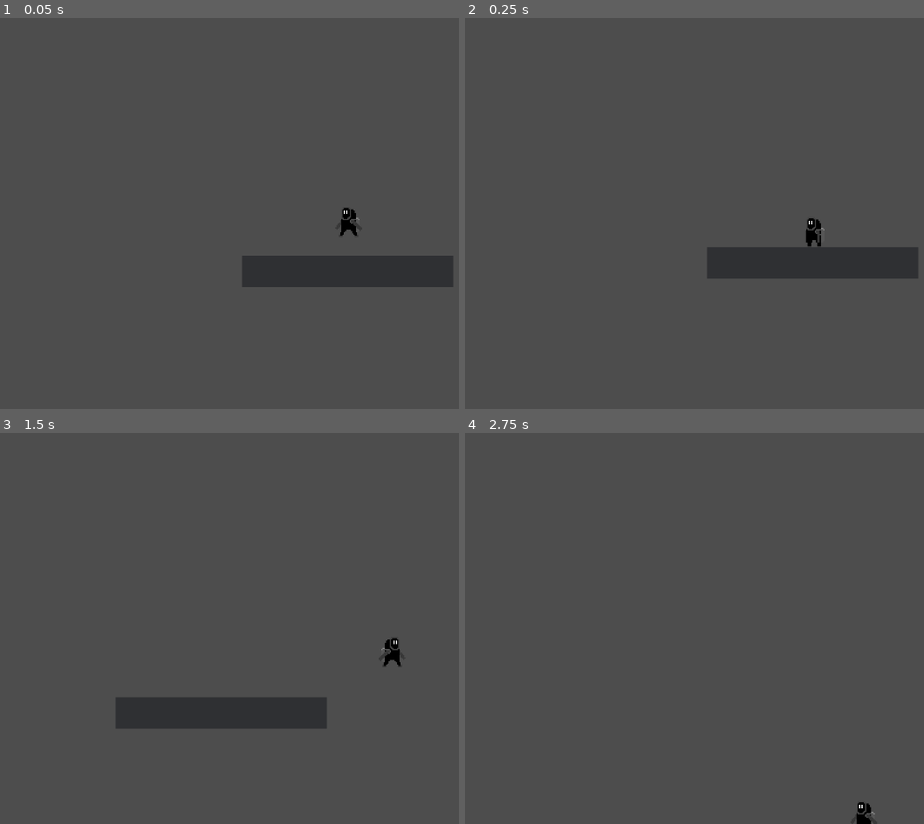
Above: before the commit, frames 1-4 (two rows, left to right).
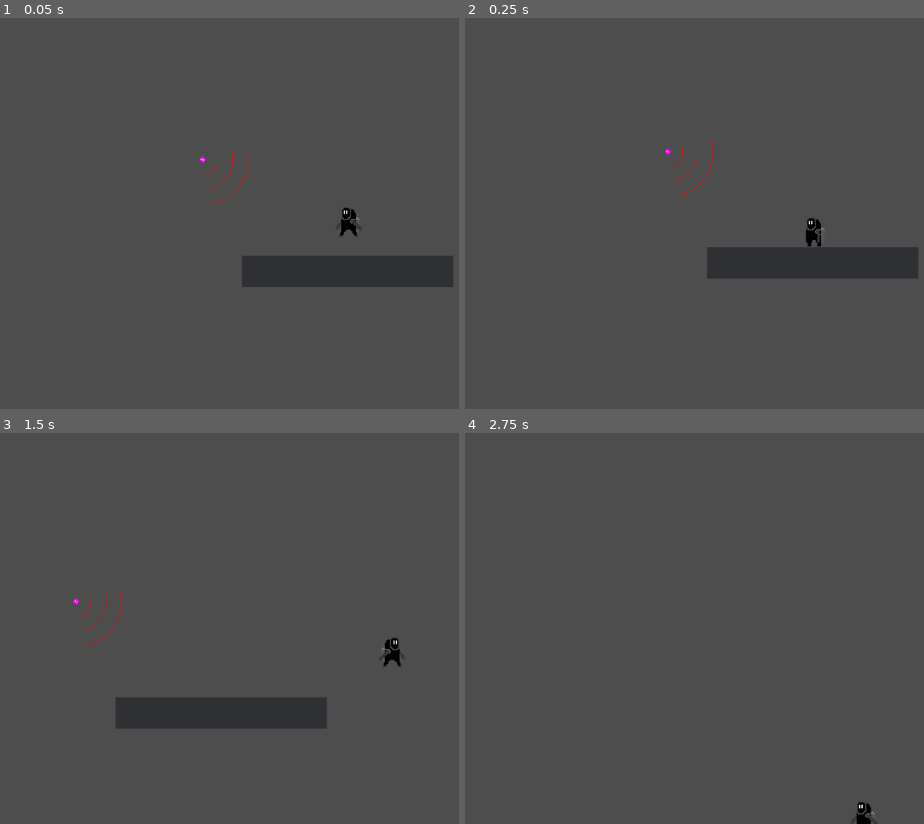
Above: after the commit, the same moments.

Repository: Mikey-Mikey/Untitled-Stealth-Game
Game: Godot game, scene res://world.tscn
Same seed, same stepped clock (60 frames per second), same inputs: the game is played once before the commit and once after it.
Inputs:
- Up to frame 1 (0.05 s): no input
- Up to frame 2 (0.25 s): no input
- Up to frame 3 (1.5 s): hold D (move_right) from 0.53 s (still down); tap W (jump) at 0.77 s
- Up to frame 4 (2.75 s): tap W (jump) at 1.52 s; release D (move_right) at 2.03 s; hold A (move_left) from 2.03 s (still down)

The runs differ from the first frame. In frame 1, 0.1% of the frame differs, in the area x 43-55%, y 33-48%; in frame 2, 0.1%; in frame 3, 0.1%; in frame 4, nothing differs.
Error after the commit: Invalid access to property or key 'global_position' on a base object of type 'Nil'. (res://Scripts/detector.gd:27)

Commit message:
Add camera

Diff:
--- a/Scenes/camera.tscn
+++ b/Scenes/camera.tscn
@@ -1,8 +1,27 @@
-[gd_scene load_steps=2 format=3 uid="uid://butlpm62pj33k"]
+[gd_scene load_steps=4 format=3 uid="uid://butlpm62pj33k"]
 
 [ext_resource type="Script" path="res://Scripts/detector.gd" id="1_cbcqr"]
+
+[sub_resource type="PlaceholderTexture2D" id="PlaceholderTexture2D_bg6a0"]
+size = Vector2(8, 8)
+
+[sub_resource type="LabelSettings" id="LabelSettings_4kyev"]
+font_size = 12
 
 [node name="Camera" type="Node2D"]
 
 [node name="Detector" type="Node2D" parent="."]
 script = ExtResource("1_cbcqr")
+
+[node name="Sprite2D" type="Sprite2D" parent="."]
+texture = SubResource("PlaceholderTexture2D_bg6a0")
+
+[node name="Label" type="Label" parent="Sprite2D"]
+offset_left = -3.0
+offset_top = -3.0
+offset_right = 43.0
+offset_bottom = 14.0
+scale = Vector2(0.136459, 0.331479)
+text = "Camera
+"
+label_settings = SubResource("LabelSettings_4kyev")
--- a/Scripts/detector.gd
+++ b/Scripts/detector.gd
@@ -44,4 +44,13 @@
     Game.instance.suspicion += delta
 
 func _draw():
-    draw_arc(Vector2.ZERO, detection_distance, -fov_rad() / 2, fov_rad() / 2, 16, Color(1, 0, 0, 0.5))
+    for i in range(0, 4):
+
+        draw_arc(
+            Vector2(0, 0),
+            detection_distance * (i / 4.0),
+            -fov_rad() / 2,
+            fov_rad() / 2,
+            16,
+            Color(1, 0, 0, 1.0)
+        )
--- a/world.tscn
+++ b/world.tscn
@@ -1,6 +1,7 @@
-[gd_scene load_steps=3 format=3 uid="uid://ch3oa16vrfsn7"]
+[gd_scene load_steps=4 format=3 uid="uid://d4npwi634bhr0"]
 
 [ext_resource type="PackedScene" uid="uid://b35uon1hxks68" path="res://Scenes/player.tscn" id="1_22vpi"]
+[ext_resource type="PackedScene" uid="uid://butlpm62pj33k" path="res://Scenes/camera.tscn" id="2_e3rn2"]
 
 [sub_resource type="RectangleShape2D" id="RectangleShape2D_odk57"]
 size = Vector2(349, 52)
@@ -23,3 +24,7 @@
 offset_right = 339.0
 offset_bottom = 42.0
 color = Color(0.186, 0.1902, 0.2, 1)
+
+[node name="Camera" parent="." instance=ExtResource("2_e3rn2")]
+position = Vector2(283, 132)
+rotation = 0.544153
